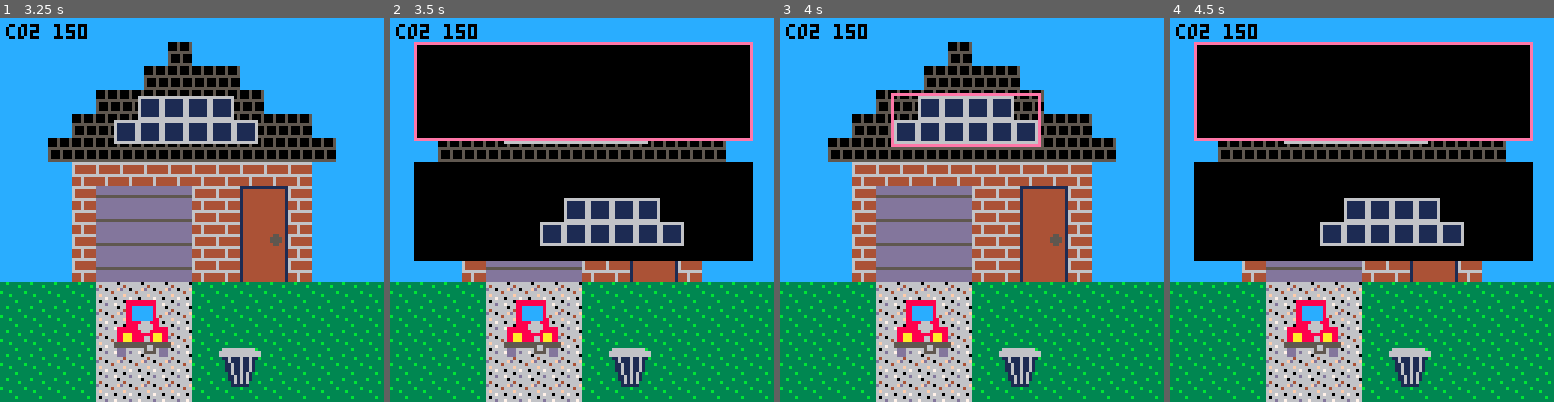
Above: before the commit, frames 1-4 (left to right).
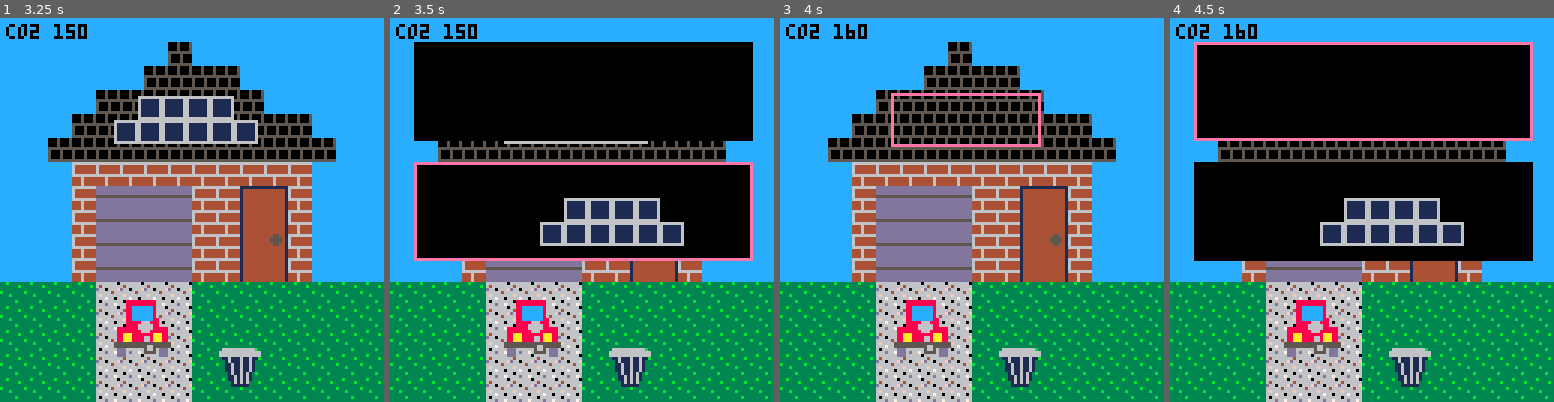
Above: after the commit, the same moments.

Repository: EmilyRagan/senior-project
Game: PICO-8 cartridge carts/home.p8
Same seed, same stepped clock (60 frames per second), same inputs: the game is played once before the commit and once after it.
Inputs:
- Up to frame 1 (3.25 s): tap X (X key) at 0.33, 1.07, 1.85, 2.97 s; tap O (Z key) at 0.7, 1.7, 2.1, 2.5, 2.9 s; hold Right 1.6-2.1 s; hold Up 2.15-2.42 s; hold Right 2.47-3.03 s; hold Left from 3.08 s (still down)
- Up to frame 2 (3.5 s): keep holding Left; tap O (Z key) at 3.3 s
- Up to frame 3 (4 s): release Left at 3.58 s; hold Down 3.63-3.97 s; tap O (Z key) at 3.7 s
- Up to frame 4 (4.5 s): hold Right from 4.02 s (still down); tap X (X key) at 4.08 s; tap O (Z key) at 4.1 s

Frame 1 is identical in both runs. In frame 2, 3.5% of the frame differs, in the area x 6-95%, y 6-64%; in frame 3, 3.9%, in the area x 17-68%, y 1-33%; in frame 4, 0.3%.

Commit message:
current selection highlighted when opening alternative selection

Diff:
--- a/carts/home.p8
+++ b/carts/home.p8
@@ -203,7 +203,7 @@
     then
       if (#current_item.options > 1)
       then
-        alternative_selected = 0
+        alternative_selected = current_item.current - 1
         show_alternatives = true
         return
       elseif (current_item.navigate != nil)
